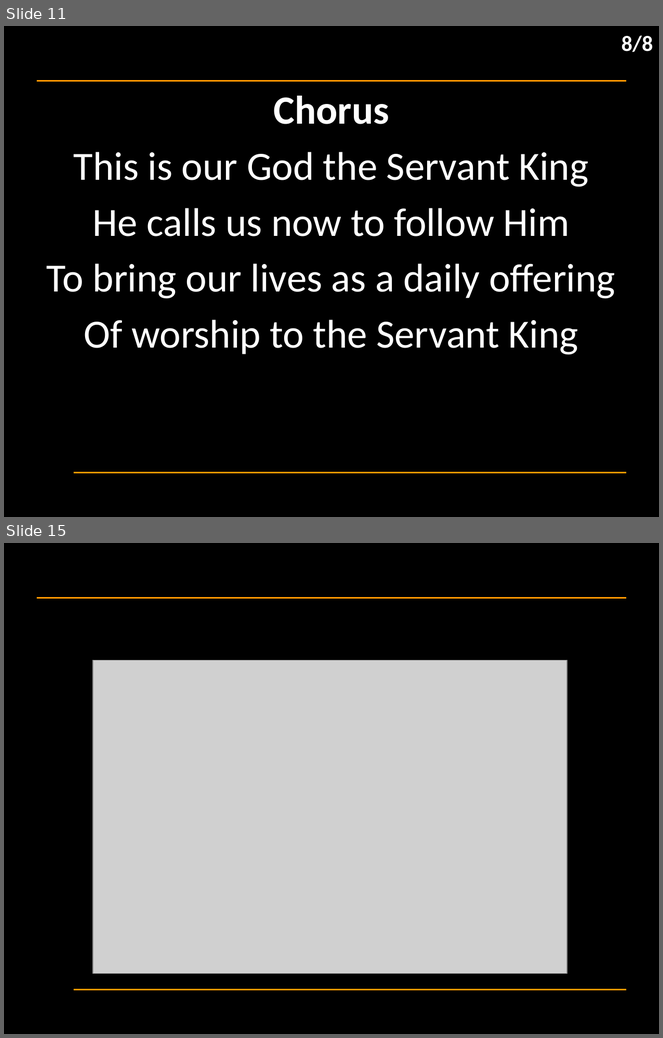
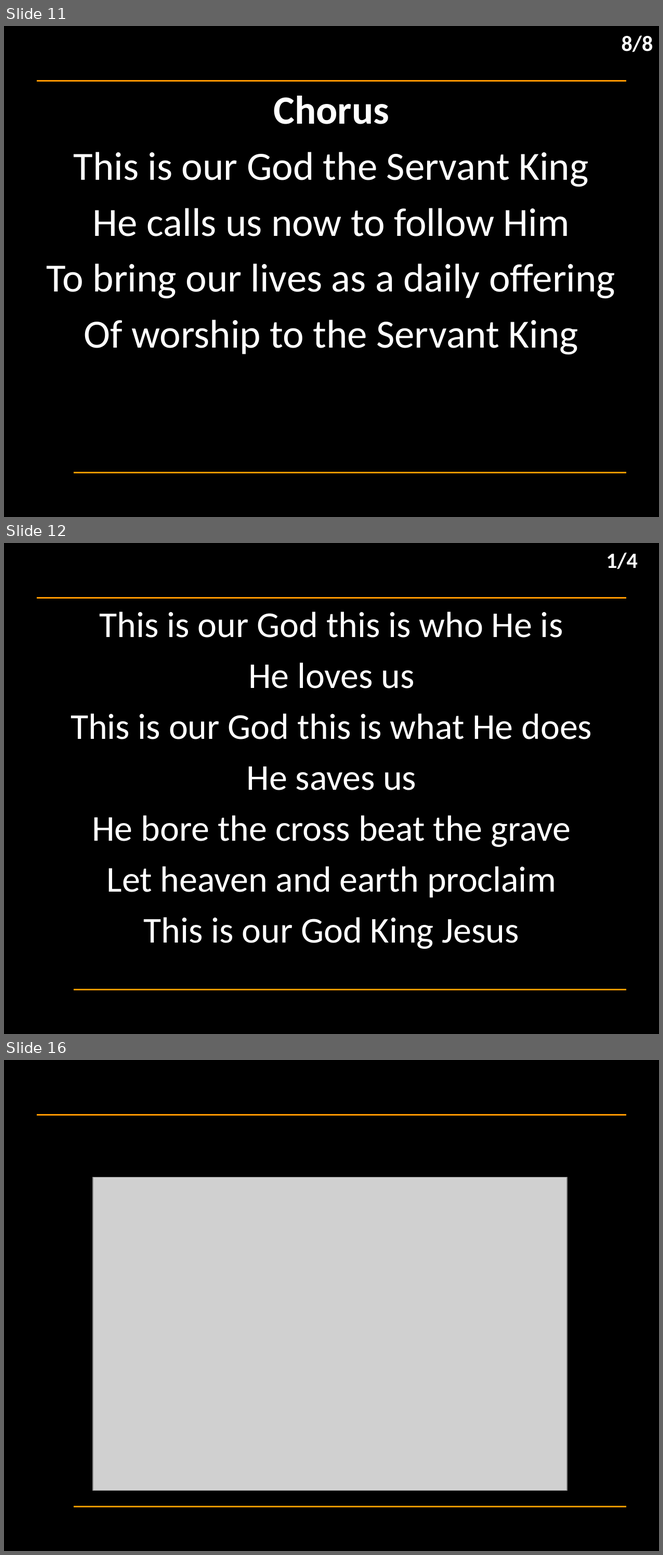
Before and after one commit to hoo-are-ya/worship, a slide deck: docs/songs_2024-11-24.pptx. Shown one above the other, each under a label of ours: slides 11 and 15 before the commit, slides 11, 12 and 16 after it; the slides between them are not shown. The pictures are 663x1038 and 663x1555 pixels, drawn with LibreOffice and Linux fonts; fonts in the diff are those of the drawing; grey boxes stand for pictures; background and template pictures are left out. Boxes give left, top, right and bottom in pixels: in the first picture for what was removed or moved away, otherwise in the second. Text is boxed around its words. In the diff, an @@ line names an element or a change of style, - is before the commit and + after.

```diff
--- a/docs/songs_2024-11-24.pptx
+++ b/docs/songs_2024-11-24.pptx
@@ slide 12 added at [4, 543, 659, 1034], background #000000; not listed: 2 template elements that a slide beside it also shows @@
@@ text added at [606, 552, 638, 569], 24 pt, text #FFFFFF, bold @@
+1/4
@@ subtitle added at [71, 612, 592, 949], 40 pt, text #FFFFFF @@
+This is our God this is who He is
+He loves us
+This is our God this is what He does
+He saves us
+He bore the cross beat the grave
+Let heaven and earth proclaim
+This is our God King Jesus
@@ what was slide 15 is now slide 16 @@
```
Also in this commit, not shown: 3 slides changed, 1 other file.
